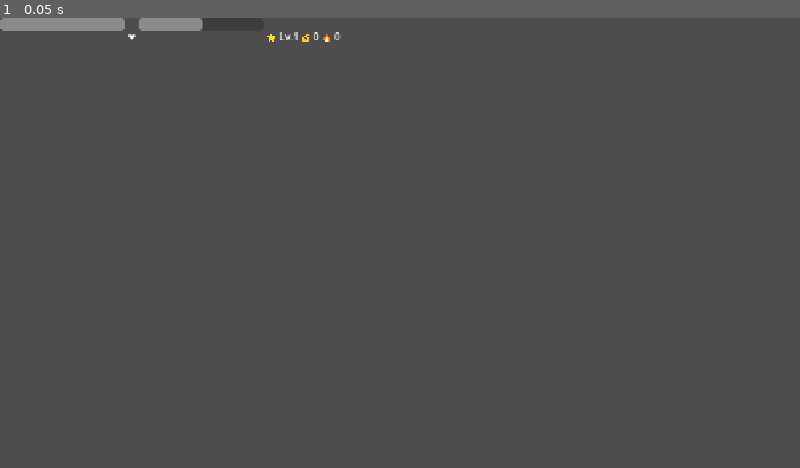
Above: before the commit, frame 1.
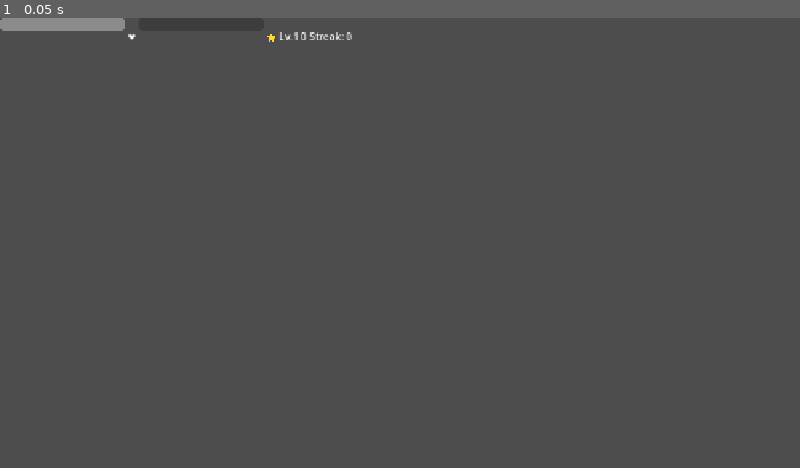
Above: after the commit, the same moment.

Repository: ai-lish/math-rpg-godot
Game: Godot game, scene res://scenes/hud.tscn
Two runs of this game, one before a commit and one after it. Both use one fixed random seed, a clock stepped at 60 frames per second and the inputs below. This scene is started directly instead of the project's main scene.
Inputs:
- Up to frame 1 (0.05 s): no input

The runs differ from the first frame. In frame 1, 0.3% of the frame differs, in the area x 17-44%, y 0-6%.
Error before the commit: Parse Error: Only identifier, attribute access, and subscription access can be used as assignment target. (res://scripts/hud.gd:11)

Commit message:
Fix: add export_presets.cfg and simplify hud.gd node paths

Diff:
--- a/scripts/hud.gd
+++ b/scripts/hud.gd
@@ -7,21 +7,21 @@
 	GameState.player_died.connect(_on_player_died)
 
 func _update_hud() -> void:
-	var hud = $HBoxContainer
-	hud/XPBar.value = GameState.xp
-	hud/XPBar.max_value = GameState.xp_to_next_level()
-	hud/LevelLabel.text = "Lv." + str(GameState.level)
-	hud/CreditsLabel.text = str(GameState.credits)
-	hud/StreakLabel.text = "🔥 " + str(GameState.streak)
+	var hud = get_node("HBoxContainer")
+	hud.get_node("XPBar").value = GameState.xp
+	hud.get_node("XPBar").max_value = float(GameState.xp_to_next_level())
+	hud.get_node("LevelLabel").text = "Lv." + str(GameState.level)
+	hud.get_node("CreditsLabel").text = str(GameState.credits)
+	hud.get_node("StreakLabel").text = "Streak: " + str(GameState.streak)
 
 func _update_hp(new_hp: int) -> void:
-	$HBoxContainer/HPBar.value = new_hp
+	get_node("HBoxContainer").get_node("HPBar").value = float(new_hp)
 
 func _on_player_died() -> void:
-	$DeathPanel.visible = true
+	get_node("DeathPanel").visible = true
 
 func _on_restart_pressed() -> void:
 	GameState.hp = GameState.max_hp
 	GameState.save_state()
-	$DeathPanel.visible = false
+	get_node("DeathPanel").visible = false
 	_update_hud()
Not shown, added: export_presets.cfg
